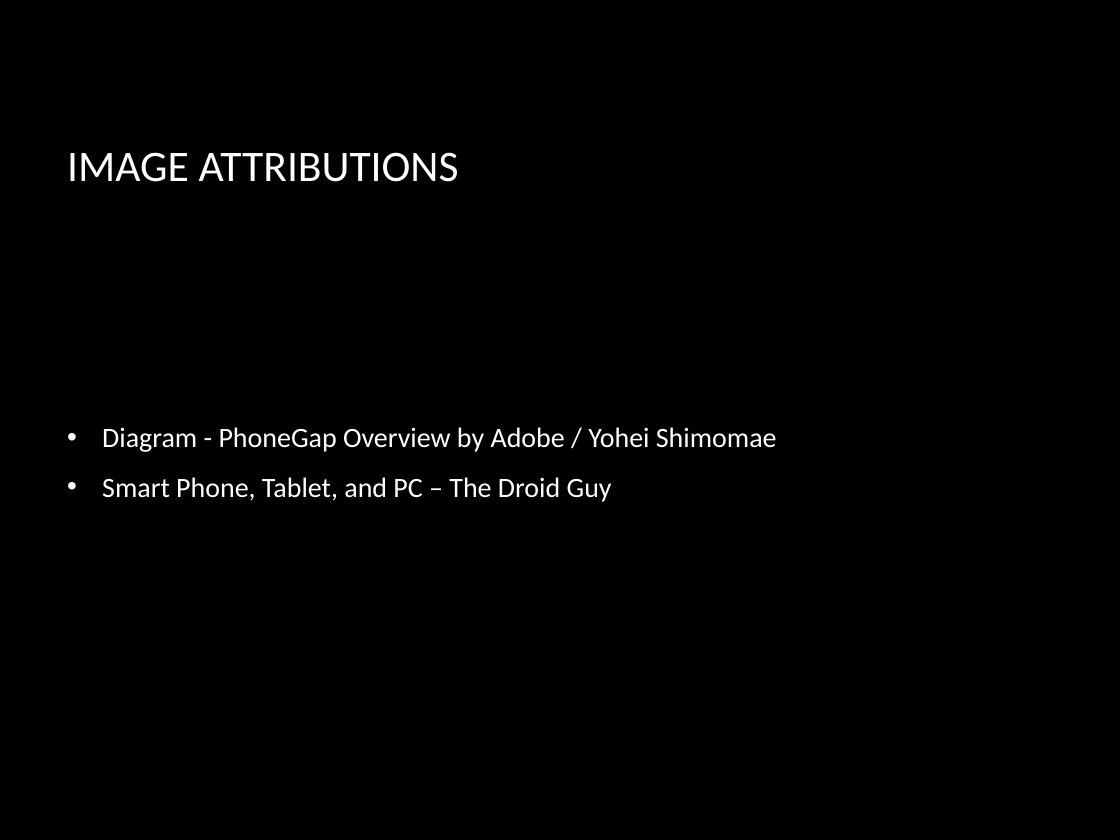
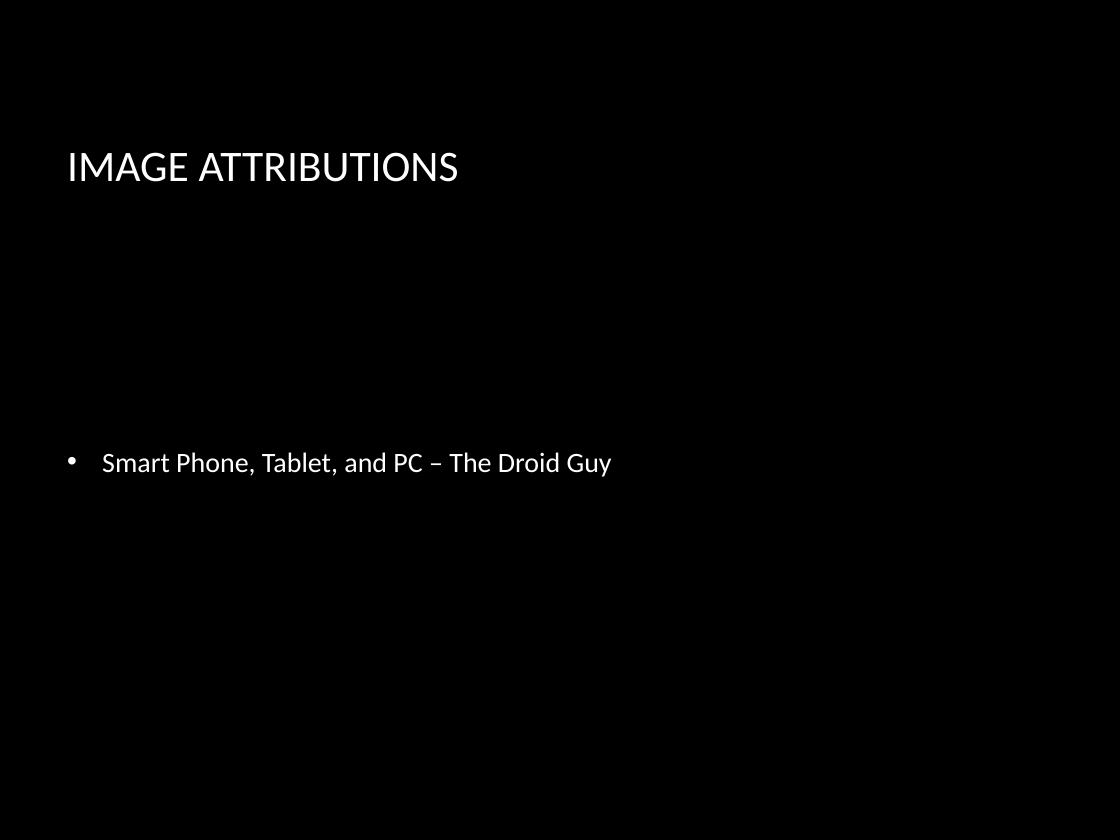
Before and after one commit to jerrelblankenship/Presentations, a slide deck: slide 12 of Xamarin/DaytonDevelopersGroup2013/Xamarin.pptx (slide 17 before the commit). Drawn at 1120x840 pixels with LibreOffice and Linux fonts; fonts in the diff are those of the drawing; background and template pictures are left out. Boxes give left, top, right and bottom in pixels: in the first picture for what was removed or moved away, otherwise in the second. Text is boxed around its words. In the diff, an @@ line names an element or a change of style, - is before the commit and + after.

```diff
--- a/Xamarin/DaytonDevelopersGroup2013/Xamarin.pptx
+++ b/Xamarin/DaytonDevelopersGroup2013/Xamarin.pptx
@@ text at (102,427,777,452): paragraph removed @@
-• Diagram - PhoneGap Overview by Adobe / Yohei Shimomae
```
Also in this commit, not shown: 6 other slides changed, 1 slide added, 6 slides removed.
